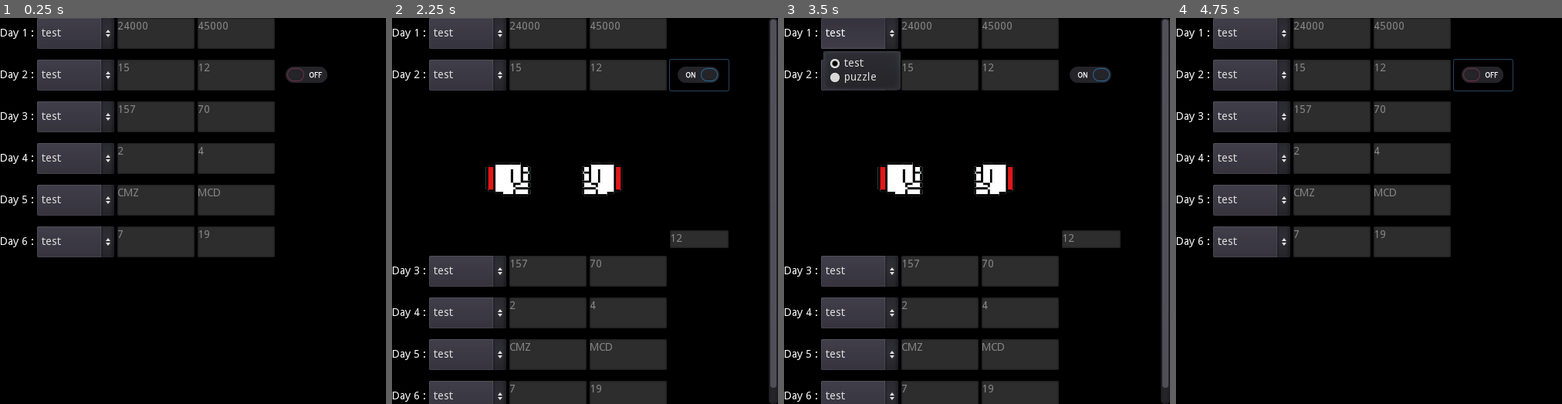
Above: before the commit, frames 1-4 (left to right).
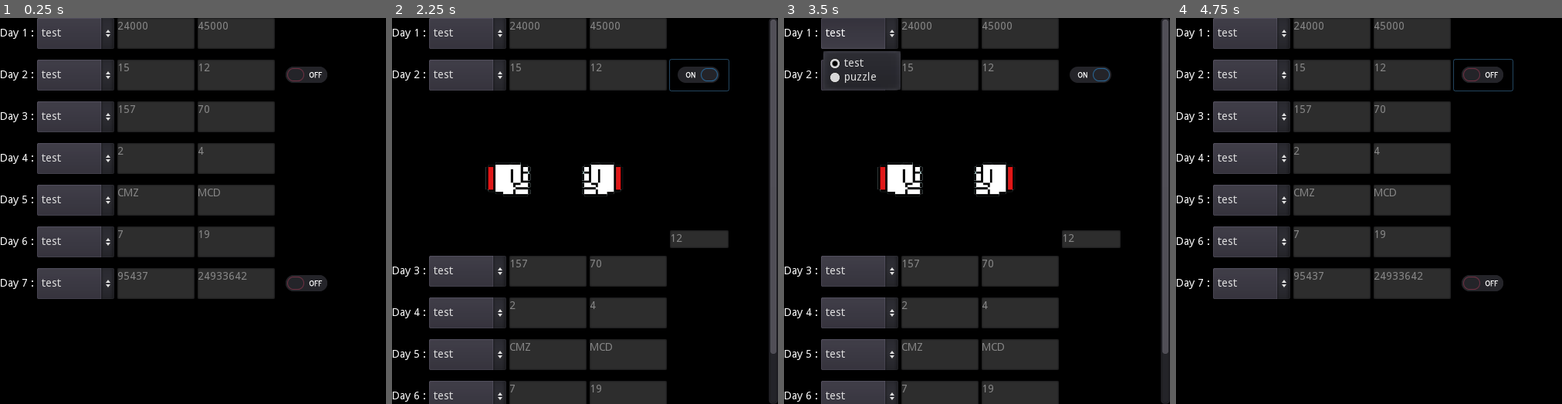
Above: after the commit, the same moments.

Repository: MelanieGEFFRE/AdventOfCode2022
Game: Godot game, scene res://Main.tscn
Same seed, same stepped clock (60 frames per second), same inputs: the game is played once before the commit and once after it.
Inputs (mouse positions are in pixels of both pictures, inside the frame that each line leads up to):
- Up to frame 1 (0.25 s): no input
- Up to frame 2 (2.25 s): click "test" at 0.5 s; click (700, 75) at 1.27 s; click (700, 75) at 2.02 s
- Up to frame 3 (3.5 s): click "test" at 2.75 s
- Up to frame 4 (4.75 s): click "test" at 3.5 s; click (1484, 75) at 4.25 s

The runs differ from the first frame. In frame 1, 5.3% of the frame differs, in the area x 0-85%, y 64-73%; in frame 2, 0.1%; in frame 3, 0.1%; in frame 4, 5.3%.

Commit message:
day7 (no dataviz)

Diff:
--- a/project/Main.tscn
+++ b/project/Main.tscn
@@ -6,6 +6,7 @@
 [ext_resource path="res://day4/day4.tscn" type="PackedScene" id=4]
 [ext_resource path="res://day5/day5.tscn" type="PackedScene" id=5]
 [ext_resource path="res://day6/day6.tscn" type="PackedScene" id=6]
+[ext_resource path="res://day7/day7.tscn" type="PackedScene" id=7]
 
 [node name="Node" type="Node"]
 
@@ -20,7 +21,7 @@
 
 [node name="VBoxContainer" type="VBoxContainer" parent="ScrollContainer"]
 margin_right = 50.0
-margin_bottom = 320.0
+margin_bottom = 374.0
 
 [node name="day1" parent="ScrollContainer/VBoxContainer" instance=ExtResource( 1 )]
 anchor_right = 0.0
@@ -62,3 +63,10 @@
 margin_top = 270.0
 margin_right = 50.0
 margin_bottom = 320.0
+
+[node name="day7" parent="ScrollContainer/VBoxContainer" instance=ExtResource( 7 )]
+anchor_right = 0.0
+anchor_bottom = 0.0
+margin_top = 324.0
+margin_right = 50.0
+margin_bottom = 374.0
--- /dev/null
+++ b/project/day7/day7.gd
@@ -0,0 +1,102 @@
+extends Control
+
+onready var optionMenu = $VBoxContainer/HBoxContainer/OptionButton
+
+var play_animation = false
+
+class ArboItem:
+	var name: String
+	var size: int
+	var children: Array
+	var parent: ArboItem
+
+# Called when the node enters the scene tree for the first time.
+func _ready():
+	$VBoxContainer/HBoxContainer/playAnimation.pressed = play_animation
+	$VBoxContainer/ReferenceRect.visible = play_animation
+	self.rect_min_size = Vector2(0, 50)
+	$VBoxContainer/HBoxContainer/playAnimation.connect("toggled", self, "_show_player")
+
+	optionMenu.add_item("test", 0)
+	optionMenu.add_item("puzzle", 1)
+
+	optionMenu.connect("item_selected", self, "_process_with_input")
+
+	_process_with_input(0)
+
+func _process_with_input(index):
+	var input_file = File.new()
+	input_file.open("res://input/7/"+optionMenu.get_item_text(index)+".txt", File.READ)
+
+	var arboRoot = ArboItem.new()
+	arboRoot.name = "/"
+	arboRoot.children = []
+	var currentItem: ArboItem = arboRoot
+
+	for line in input_file.get_as_text().split("\n", false):
+		var lineString: = line as String
+		if lineString.begins_with("$"):
+			if lineString.split(" ")[1] == "cd":
+				if lineString.split(" ")[2] == "..":
+					currentItem = currentItem.parent
+				else:
+					var childToGo
+					for child in currentItem.children:
+						if child.name == lineString.split(" ")[2]:
+							childToGo = child
+							break
+					currentItem = childToGo
+			else: #ls case
+				continue
+		else:
+			var itemToCreate = ArboItem.new()
+			if lineString.begins_with("dir"):
+				itemToCreate.name =lineString.split(" ")[1]
+			else:
+				itemToCreate.name = lineString.split(" ")[1]
+				itemToCreate.size = int(lineString.split(" ")[0])
+			itemToCreate.parent = currentItem
+			currentItem.children.append(itemToCreate)
+
+	_process_arbo_size(arboRoot)
+
+	#part 2
+	var spaceFreeNeeded = arboRoot.size - 40000000
+
+	$VBoxContainer/HBoxContainer/puzzle_1.text = str(_answer_1(arboRoot))
+	$VBoxContainer/HBoxContainer/puzzle_2.text = str(_answer_2(arboRoot, arboRoot.size, spaceFreeNeeded))
+
+func _answer_2(arboRoot: ArboItem, previousSize: int, spaceFreeNeeded: int)-> int:
+	if (arboRoot.children.size() == 0):
+		return previousSize
+	if (arboRoot.size < previousSize && arboRoot.size >= spaceFreeNeeded):
+		previousSize = arboRoot.size
+	for child in arboRoot.children:
+		previousSize = _answer_2(child, previousSize, spaceFreeNeeded)
+	return previousSize
+
+func _answer_1(arboRoot: ArboItem) -> int:
+	var result = 0
+	if (arboRoot.children.size() == 0):
+		return 0
+	if arboRoot.size <= 100000:
+		result += arboRoot.size
+	for child in arboRoot.children:
+		result += _answer_1(child)
+	return result
+
+
+func _process_arbo_size(arboRoot: ArboItem)-> int:
+	if (arboRoot.children.size() == 0):
+		return arboRoot.size
+	for child in arboRoot.children:
+		arboRoot.size += _process_arbo_size(child)
+	return arboRoot.size
+
+func _show_player(checked):
+	$VBoxContainer/ReferenceRect.visible = checked
+	play_animation = checked
+	if checked:
+		self.rect_min_size = Vector2(0, 250)
+	else:
+		self.rect_min_size = Vector2(0, 50)
--- /dev/null
+++ b/project/day7/day7.tscn
@@ -0,0 +1,188 @@
+[gd_scene load_steps=5 format=2]
+
+[ext_resource path="res://day7/day7.gd" type="Script" id=1]
+[ext_resource path="res://day2/assets/pierre.png" type="Texture" id=2]
+
+[sub_resource type="Animation" id=2]
+length = 0.001
+tracks/0/type = "value"
+tracks/0/path = NodePath("Play:texture")
+tracks/0/interp = 1
+tracks/0/loop_wrap = true
+tracks/0/imported = false
+tracks/0/enabled = true
+tracks/0/keys = {
+"times": PoolRealArray( 0 ),
+"transitions": PoolRealArray( 1 ),
+"update": 0,
+"values": [ ExtResource( 2 ) ]
+}
+tracks/1/type = "value"
+tracks/1/path = NodePath("Answer:texture")
+tracks/1/interp = 1
+tracks/1/loop_wrap = true
+tracks/1/imported = false
+tracks/1/enabled = true
+tracks/1/keys = {
+"times": PoolRealArray( 0 ),
+"transitions": PoolRealArray( 1 ),
+"update": 0,
+"values": [ ExtResource( 2 ) ]
+}
+
+[sub_resource type="Animation" id=1]
+resource_name = "before_play"
+length = 3.0
+tracks/0/type = "value"
+tracks/0/path = NodePath("Play:position")
+tracks/0/interp = 1
+tracks/0/loop_wrap = true
+tracks/0/imported = false
+tracks/0/enabled = true
+tracks/0/keys = {
+"times": PoolRealArray( 0, 0.5, 1, 1.5, 2, 2.5, 3 ),
+"transitions": PoolRealArray( 0.25, 0.25, 0.25, 0.25, 0.25, 0.25, 0.25 ),
+"update": 0,
+"values": [ Vector2( 150, 110 ), Vector2( 130, 50 ), Vector2( 150, 110 ), Vector2( 130, 50 ), Vector2( 150, 110 ), Vector2( 130, 50 ), Vector2( 150, 110 ) ]
+}
+tracks/1/type = "value"
+tracks/1/path = NodePath("Play:rotation_degrees")
+tracks/1/interp = 1
+tracks/1/loop_wrap = true
+tracks/1/imported = false
+tracks/1/enabled = true
+tracks/1/keys = {
+"times": PoolRealArray( 0, 0.5, 1, 1.5, 2, 2.5, 3 ),
+"transitions": PoolRealArray( 1, 1, 1, 1, 1, 1, 1 ),
+"update": 0,
+"values": [ 0.0, -30.0, 0.0, -30.0, 0.0, -30.0, 0.0 ]
+}
+tracks/2/type = "value"
+tracks/2/path = NodePath("Answer:position")
+tracks/2/interp = 1
+tracks/2/loop_wrap = true
+tracks/2/imported = false
+tracks/2/enabled = true
+tracks/2/keys = {
+"times": PoolRealArray( 0, 0.5, 1, 1.5, 2, 2.5, 3 ),
+"transitions": PoolRealArray( 0.4, 0.4, 0.4, 0.4, 0.4, 0.4, 0.4 ),
+"update": 0,
+"values": [ Vector2( 273, 110 ), Vector2( 293, 50 ), Vector2( 273, 110 ), Vector2( 293, 50 ), Vector2( 273, 110 ), Vector2( 293, 50 ), Vector2( 273, 110 ) ]
+}
+tracks/3/type = "value"
+tracks/3/path = NodePath("Answer:rotation_degrees")
+tracks/3/interp = 1
+tracks/3/loop_wrap = true
+tracks/3/imported = false
+tracks/3/enabled = true
+tracks/3/keys = {
+"times": PoolRealArray( 0, 0.5, 1, 1.5, 2, 2.5, 3 ),
+"transitions": PoolRealArray( 1, 1, 1, 1, 1, 1, 1 ),
+"update": 0,
+"values": [ 0.0, 30.0, 0.0, 30.0, 0.0, 30.0, 0.0 ]
+}
+tracks/4/type = "value"
+tracks/4/path = NodePath("Play:texture")
+tracks/4/interp = 1
+tracks/4/loop_wrap = true
+tracks/4/imported = false
+tracks/4/enabled = true
+tracks/4/keys = {
+"times": PoolRealArray( 0 ),
+"transitions": PoolRealArray( 1 ),
+"update": 1,
+"values": [ ExtResource( 2 ) ]
+}
+tracks/5/type = "value"
+tracks/5/path = NodePath("Answer:texture")
+tracks/5/interp = 1
+tracks/5/loop_wrap = true
+tracks/5/imported = false
+tracks/5/enabled = true
+tracks/5/keys = {
+"times": PoolRealArray( 0 ),
+"transitions": PoolRealArray( 1 ),
+"update": 1,
+"values": [ ExtResource( 2 ) ]
+}
+
+[node name="Control" type="Control"]
+anchor_right = 1.0
+anchor_bottom = 1.0
+rect_min_size = Vector2( 0, 50 )
+script = ExtResource( 1 )
+
+[node name="VBoxContainer" type="VBoxContainer" parent="."]
+margin_right = 40.0
+margin_bottom = 40.0
+
+[node name="HBoxContainer" type="HBoxContainer" parent="VBoxContainer"]
+margin_right = 436.0
+margin_bottom = 40.0
+rect_min_size = Vector2( 0, 30 )
+
+[node name="Label" type="Label" parent="VBoxContainer/HBoxContainer"]
+margin_top = 13.0
+margin_right = 44.0
+margin_bottom = 27.0
+text = "Day 7 :"
+
+[node name="OptionButton" type="OptionButton" parent="VBoxContainer/HBoxContainer"]
+margin_left = 48.0
+margin_right = 148.0
+margin_bottom = 40.0
+rect_min_size = Vector2( 100, 0 )
+
+[node name="puzzle_1" type="TextEdit" parent="VBoxContainer/HBoxContainer"]
+margin_left = 152.0
+margin_right = 252.0
+margin_bottom = 40.0
+rect_min_size = Vector2( 100, 0 )
+text = "Test"
+readonly = true
+
+[node name="puzzle_2" type="TextEdit" parent="VBoxContainer/HBoxContainer"]
+margin_left = 256.0
+margin_right = 356.0
+margin_bottom = 40.0
+rect_min_size = Vector2( 100, 0 )
+text = "Test"
+readonly = true
+
+[node name="playAnimation" type="CheckButton" parent="VBoxContainer/HBoxContainer"]
+margin_left = 360.0
+margin_right = 436.0
+margin_bottom = 40.0
+
+[node name="ReferenceRect" type="ReferenceRect" parent="VBoxContainer"]
+margin_top = 44.0
+margin_right = 436.0
+margin_bottom = 244.0
+rect_min_size = Vector2( 0, 200 )
+
+[node name="AnimationPlayer" type="AnimationPlayer" parent="VBoxContainer/ReferenceRect"]
+playback_speed = 3.0
+anims/RESET = SubResource( 2 )
+anims/before_play = SubResource( 1 )
+
+[node name="Play" type="Sprite" parent="VBoxContainer/ReferenceRect"]
+unique_name_in_owner = true
+position = Vector2( 150, 110 )
+scale = Vector2( 0.326087, 0.3 )
+texture = ExtResource( 2 )
+
+[node name="Answer" type="Sprite" parent="VBoxContainer/ReferenceRect"]
+unique_name_in_owner = true
+position = Vector2( 273, 110 )
+scale = Vector2( 0.3, 0.3 )
+texture = ExtResource( 2 )
+flip_h = true
+
+[node name="TextEdit" type="TextEdit" parent="VBoxContainer/ReferenceRect"]
+anchor_left = 1.0
+anchor_top = 1.0
+anchor_right = 1.0
+anchor_bottom = 1.0
+margin_left = -76.0
+margin_top = -23.0
+readonly = true
Not shown: 1 places in project/Main.tscn that only renumber resources
Not shown, added: project/input/7/puzzle.txt
Not shown, added: project/input/7/test.txt
